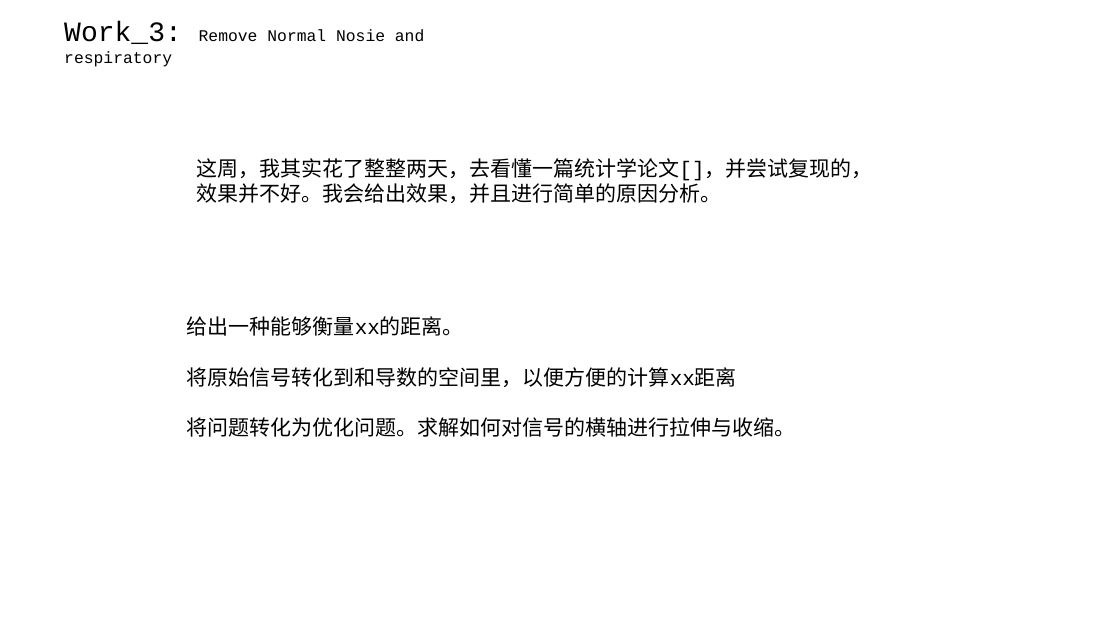
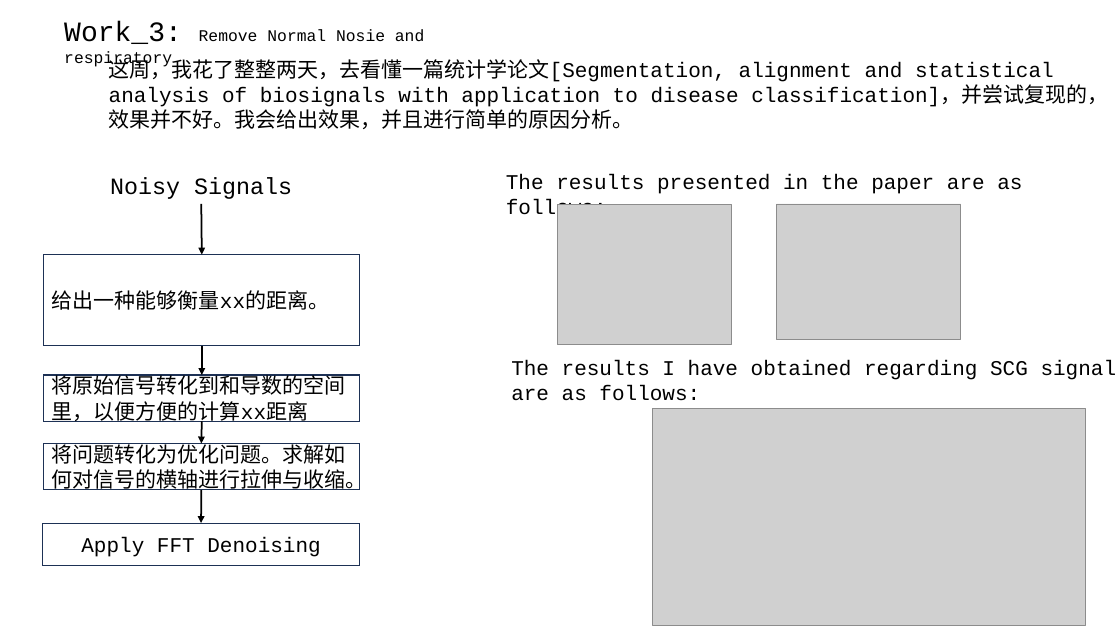
Before and after one commit to A-Big-Tortoise/Presentation, a slide deck: slide 13 of Presentation_918_JiayuChen.pptx. Drawn at 1120x630 pixels with LibreOffice and Linux fonts; fonts in the diff are those of the drawing; grey boxes stand for pictures. Boxes give left, top, right and bottom in pixels: in the first picture for what was removed or moved away, otherwise in the second. Text is boxed around its words. In the diff, an @@ line names an element or a change of style, - is before the commit and + after.

```diff
--- a/Presentation_918_JiayuChen.pptx
+++ b/Presentation_918_JiayuChen.pptx
@@ text at [109,56,1108,129]: text changed @@
-这周，我其实花了整整两天，去看懂一篇统计学论文[]，并尝试复现的，效果并不好。我会给出效果，并且进行简单的原因分析。
+这周，我花了整整两天，去看懂一篇统计学论文[Segmentation, alignment and statistical analysis of biosignals with application to disease classification]，并尝试复现的，效果并不好。我会给出效果，并且进行简单的原因分析。
@@ text added at [110,177,292,199], 20 pt, text #000000 @@
+Noisy Signals
@@ text added at [506,174,1022,221], 18 pt, text #000000 @@
+The results presented in the paper are as follows:
@@ arrow added from (202, 204) to (202, 255), #000000 1.5 pt @@
@@ picture added at [557,204,732,344] @@
@@ picture added at [777,204,961,339] @@
@@ rectangle added at [44,255,360,346], fill #FFFFFF, outline #1E3256 1 pt, 18 pt, text #000000 @@
+给出一种能够衡量xx的距离。
@@ text removed at [187,316,796,437] @@
-给出一种能够衡量xx的距离。
-将原始信号转化到和导数的空间里，以便方便的计算xx距离
-将问题转化为优化问题。求解如何对信号的横轴进行拉伸与收缩。
@@ arrow added from (202, 346) to (202, 375), #000000 1.5 pt @@
@@ rectangle added at [44,375,360,421], fill #FFFFFF, outline #1E3256 1 pt, 18 pt, text #000000 @@
+将原始信号转化到和导数的空间里，以便方便的计算xx距离
@@ text added at [511,360,1117,401], 18 pt, text #000000 @@
+The results I have obtained regarding SCG signal are as follows:
@@ picture added at [652,408,1086,625] @@
@@ rectangle added at [44,444,360,490], fill #FFFFFF, outline #1E3256 1 pt, 18 pt, text #000000 @@
+将问题转化为优化问题。求解如何对信号的横轴进行拉伸与收缩。
@@ arrow added from (202, 422) to (202, 444), #000000 1.5 pt @@
@@ arrow added from (202, 490) to (201, 523), #000000 1.5 pt @@
@@ rectangle added at [43,523,360,565], fill #FFFFFF, outline #1E3256 1 pt, 18 pt, text #000000 @@
+Apply FFT Denoising
```
Also in this commit, not shown: 5 other slides changed, 3 slides added, 3 slides removed.
